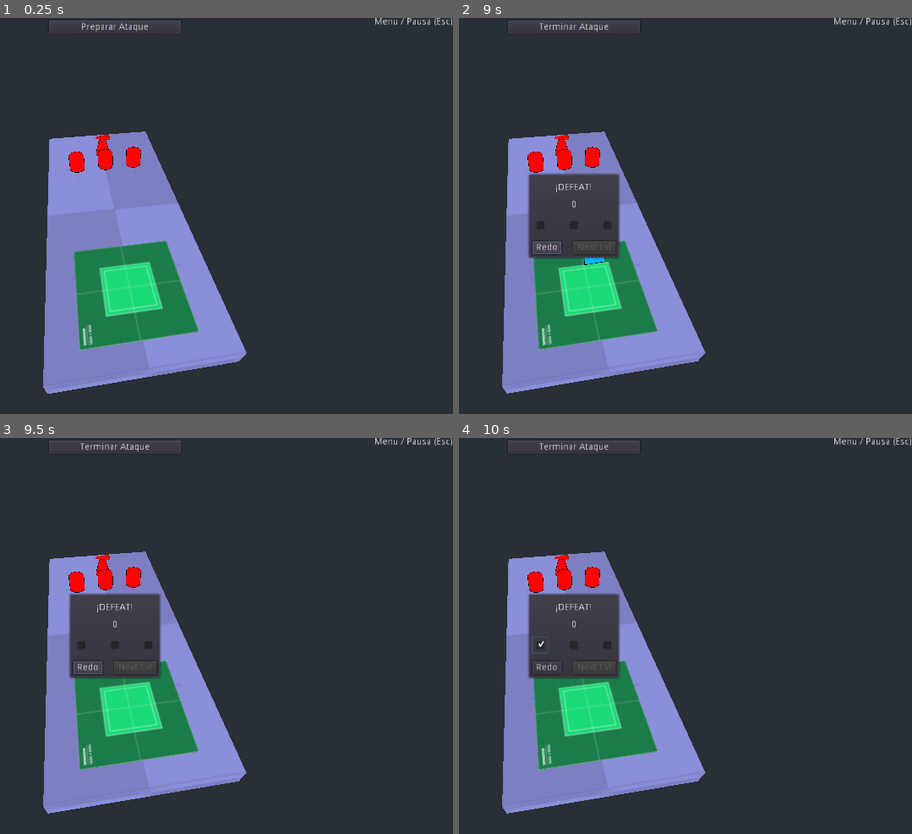
Above: before the commit, frames 1-4 (two rows, left to right).
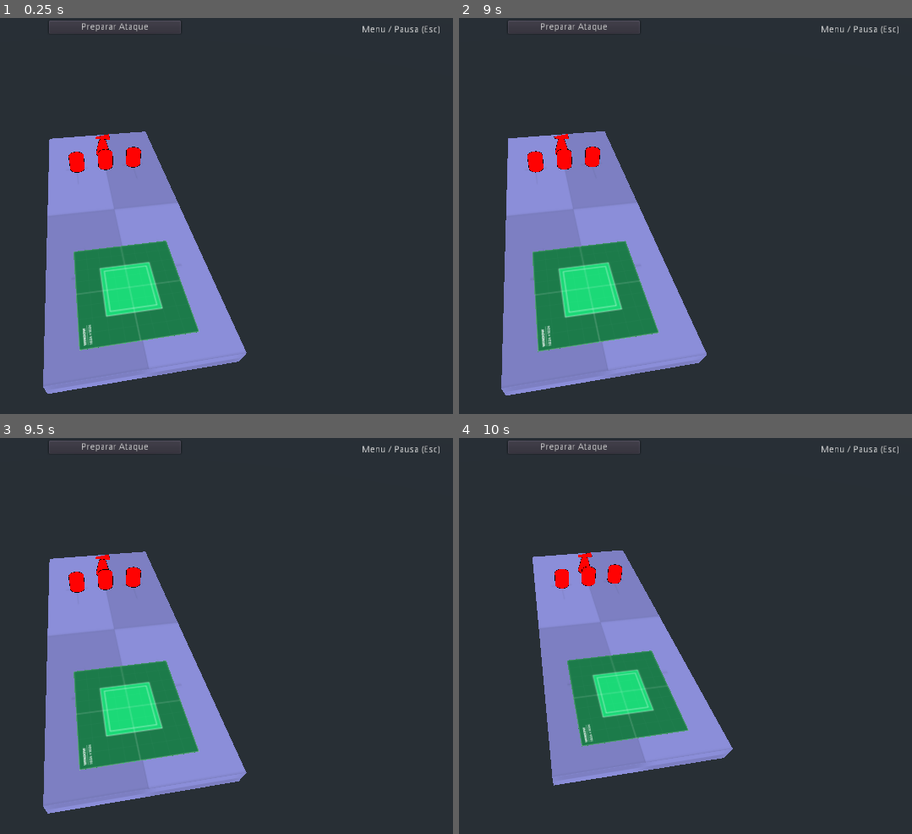
Above: after the commit, the same moments.

Repository: andresTapari/bug_rush
Game: Godot game, scene res://lvls/dev_lvl_1.tscn
The game is run twice, just before and just after one commit, with the same random seed, the same clock (stepped at 60 frames per second) and the same inputs. The engine's default icon, where the game draws it, is replaced by a stand-in: a white triangle on a blue panel in a dark square.
Inputs (mouse positions are in pixels of both pictures, inside the frame that each line leads up to):
- Up to frame 1 (0.25 s): no input
- Up to frame 2 (9 s): click "Preparar Ataque" at 0.5 s; click "-" at 1.25 s; click "+" at 2 s; click "-" at 2.75 s; click "+" at 3.5 s; click "-" at 4.25 s; click "+" at 5 s; click "-" at 5.75 s; click "+" at 6.5 s; click "Atacar" at 7.25 s; click "Terminar Ataque" at 8 s; click "Redo" at 8.75 s
- Up to frame 3 (9.5 s): no input
- Up to frame 4 (10 s): click (540, 643) at 9.52 s

The runs differ from the first frame. In frame 1, 0.2% of the frame differs, in the area x 80-100%, y 0-5%; in frame 2, 5.8%; in frame 3, 4.8%; in frame 4, 20%, in the area x 9-100%, y 0-95%.

Commit message:
Actualizar ui_hud.tscn, ui_score_dialog.tscn y 3 más archivos...

Diff:
--- a/prototype_tapa/scenes/ui_hud.tscn
+++ b/prototype_tapa/scenes/ui_hud.tscn
@@ -40,10 +40,11 @@
 [node name="Label" type="Label" parent="."]
 anchor_left = 1.0
 anchor_right = 1.0
-margin_left = -119.0
-margin_top = -1.41422
-margin_bottom = 12.5858
+margin_left = -156.0
+margin_bottom = 36.0
 text = "Menu / Pausa (Esc)"
+align = 1
+valign = 1
 __meta__ = {
 "_edit_use_anchors_": false
 }
--- a/prototype_tapa/scenes/ui_score_dialog.tscn
+++ b/prototype_tapa/scenes/ui_score_dialog.tscn
@@ -125,4 +125,5 @@
 [node name="Timer_Score" type="Timer" parent="."]
 wait_time = 0.01
 
+[connection signal="pressed" from="VBoxContainer/HBoxContainer2/Button_redo" to="." method="_on_Button_redo_pressed"]
 [connection signal="timeout" from="Timer_Score" to="." method="_on_Timer_Score_timeout"]
--- a/prototype_tapa/script/dev_lvl_combat.gd
+++ b/prototype_tapa/script/dev_lvl_combat.gd
@@ -35,7 +35,9 @@
 		if element.is_in_group("enemy"):
 			enemy_units.push_front(element)
 			enemy_counter += 1
-	victory_condition = enemy_counter *(0.2) # 20% de unidades restantes
+	victory_condition = enemy_counter * (0.2) # 20% de unidades restantes
+	if victory_condition == 0:
+		victory_condition = 1
 	enemy_units_total =  enemy_units.size()
 
 func set_targets()-> void:
--- a/prototype_tapa/script/ui_score_dialog.gd
+++ b/prototype_tapa/script/ui_score_dialog.gd
@@ -39,3 +39,7 @@
 	else:
 		$Timer_Score.stop()
 		$VBoxContainer/HBoxContainer2/Button_next_lvl.disabled = !victory_flag
+
+
+func _on_Button_redo_pressed():
+	get_tree().reload_current_scene()
--- a/prototype_tapa/script/unit.gd
+++ b/prototype_tapa/script/unit.gd
@@ -54,7 +54,8 @@
 			temp.hurt(damage)
 			ready_to_hit = false
 			if clase == UNIT_STATS.classes.unit_type_3:
-				queue_free()
+				hurt(total_health)
+#				queue_free()
 			$Timer.start()
 	velocity.y += gravity * delta
 	velocity = move_and_slide(velocity, Vector3.UP)
